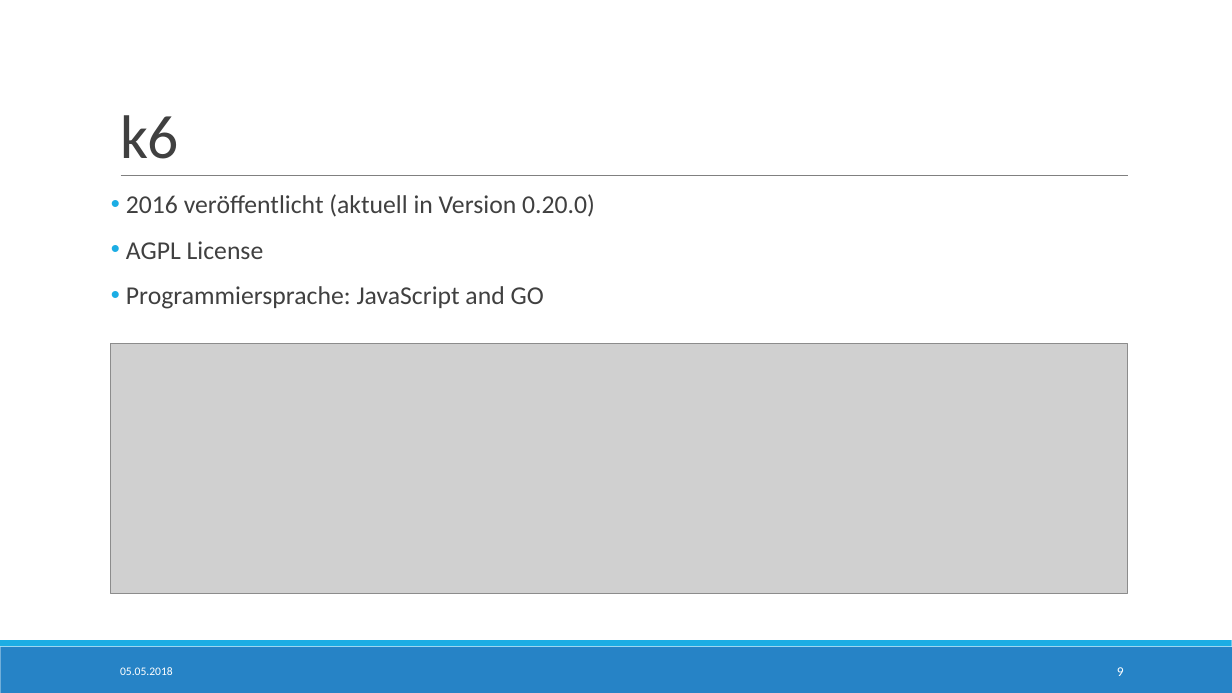
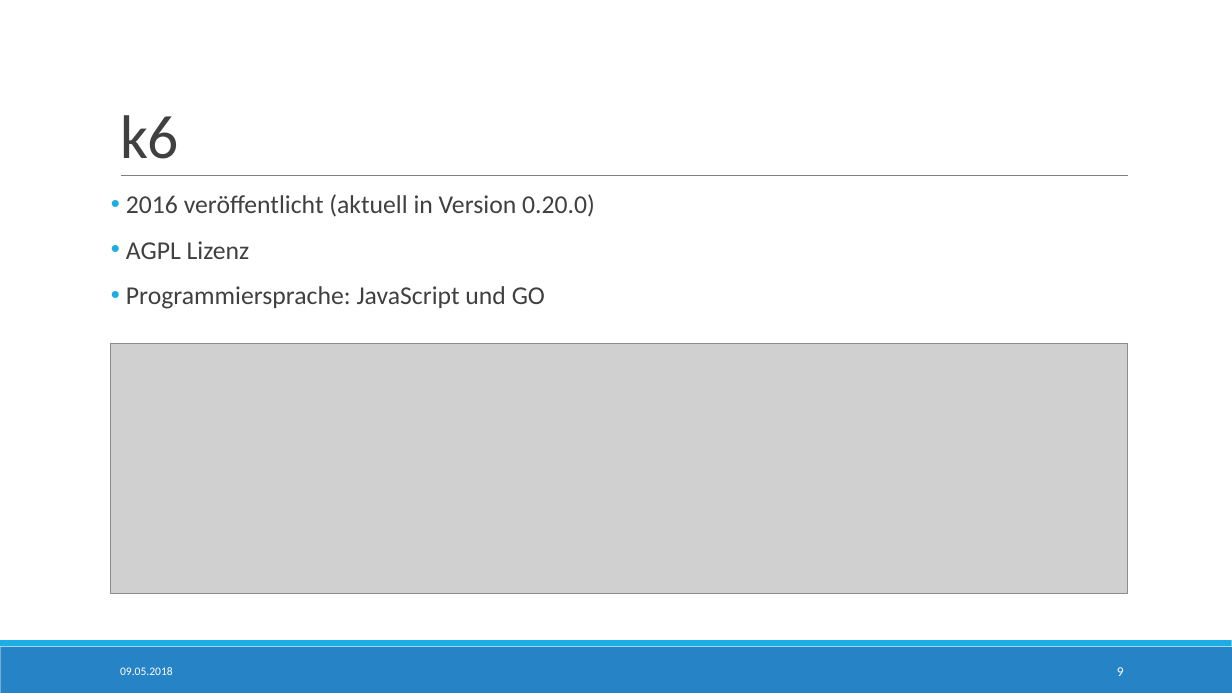
Before and after one commit to StTraeger/sqs-car-webservice, a slide deck: slide 9 of LoadTesting.pptx. Drawn at 1232x693 pixels with LibreOffice and Linux fonts; fonts in the diff are those of the drawing; grey boxes stand for pictures. Boxes give left, top, right and bottom in pixels: in the first picture for what was removed or moved away, otherwise in the second. Text is boxed around its words. In the diff, an @@ line names an element or a change of style, - is before the commit and + after.

```diff
--- a/LoadTesting.pptx
+++ b/LoadTesting.pptx
@@ text at (126, 241, 545, 309): text changed @@
-• AGPL License
-• Programmiersprache: JavaScript and GO
+• AGPL Lizenz
+• Programmiersprache: JavaScript und GO
@@ text at (120, 667, 173, 675): text changed @@
-05.05.2018
+09.05.2018
```
Also in this commit, not shown: 15 other slides changed, 7 other files.
